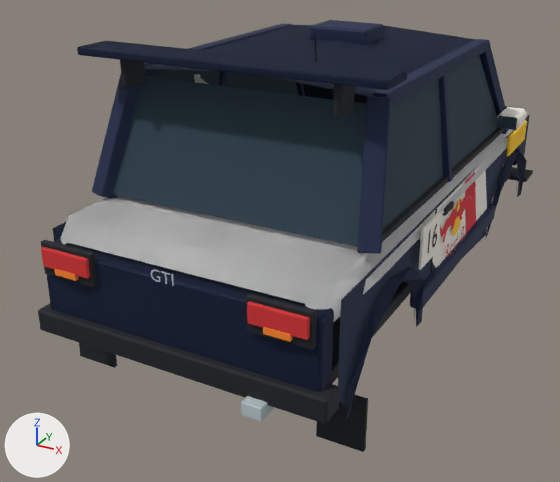
What one commit did to the glTF model assets/screenprint/vehicles/F160-lod2.glb.
Before and after are seen from a 50 mm camera at (1.95, -4.37, 1.82) aimed at (-0.24, -0.39, -0.17). The lights are fixed; the arrows at lower left show +X, +Y and +Z. The first picture is the older version. Vertices at exactly the same position are counted once.

Script lines for the objects in view, before the commit:
```python
me_cube_015 = bpy.data.meshes.new('Cube.015')
me_cube_015.from_pydata(...)  # 459 vertices, 609 faces; spans x -0.08..1.81, y -1.68..1.11, z -0.61..0.43
me_cube_015.materials.append(mat_white)  # white #f6f2e7
me_cube_037 = bpy.data.meshes.new('Cube.037')
me_cube_037.from_pydata(...)  # 412 vertices, 636 faces; spans x -1.2..0.24, y -0.09..3.77, z -0.04..0.62
me_cube_037.materials.append(mat_chrome)  # light grey #b9c7cb
me_cube_076 = bpy.data.meshes.new('Cube.076')
me_cube_076.from_pydata(...)  # 44 vertices, 80 faces; spans x -0.144..1.314, y -0.012..0.012, z -0.05..0.05
me_cube_076.materials.append(mat_red)  # red #d52f32
me_sculptedshoulder_001 = bpy.data.meshes.new('SculptedShoulder.001')
me_sculptedshoulder_001.from_pydata(...)  # 179 vertices, 242 faces; spans x -0.86..0.86, y -1.86..1.86, z -0.34..1.15
me_sculptedshoulder_001.materials.append(mat_outlineink)  # white #e7e7e7
ob_brakelamp = bpy.data.objects.new('BrakeLamp', me_cube_076)
ob_brakelamp.location = (-0.585, -1.895, 0.22)
ob_chrome = bpy.data.objects.new('chrome', me_cube_037)
ob_chrome.location = (0.48, -1.865, -0.24)
ob_outline_body = bpy.data.objects.new('Outline_Body', me_sculptedshoulder_001)
ob_outline_body.location = (0.0, 0.0, 0.0)
ob_white = bpy.data.objects.new('white', me_cube_015)
ob_white.location = (-0.865, 0.81, 0.49)
# also in view: 'black' at (0.0, 0.03, 0.34); 'glass' at (0.0, -0.2, 0.68); 'navy' at (0.0, 0.0, 0.41); 'scarlet' at (0.0, 0.7, 0.13)
```
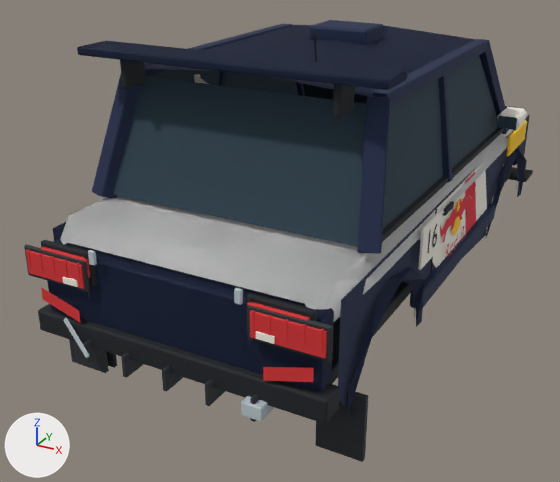
The change, as a list of edits to the scene's bpy script:
```text
Add mat_dark:
    mat_dark = principled_material('dark')
    mat_dark.base_color = (0.0212, 0.0242, 0.0296)  # dark grey #282b30
    mat_dark.roughness = 0.74
Change me_cube_076:
    used by ob_brakelamp; location = (-0.585, -1.895, 0.22)
    remove me_cube_076.from_pydata(...)  # 44 vertices, 80 faces; spans x -0.144..1.314, y -0.012..0.012, z -0.05..0.05
    add me_cube_076.from_pydata(...)  # 88 vertices, 160 faces; spans x -0.235..1.405, y -0.027..0.012, z -0.105..0.05
    me_cube_076 part 1: a new loose piece of 22 vertices spanning x -0.235..0.125, y -0.027..-0.013, z -0.105..0.025, in mat_red (red #d52f32)
    me_cube_076 part 2: a new loose piece of 22 vertices spanning x 1.045..1.405, y -0.027..-0.013, z -0.105..0.025, in mat_red (red #d52f32)
Change me_cube_037:
    used by ob_chrome; location = (0.48, -1.865, -0.24)
    remove me_cube_037.from_pydata(...)  # 412 vertices, 636 faces; spans x -1.2..0.24, y -0.09..3.77, z -0.04..0.62
    add me_cube_037.from_pydata(...)  # 436 vertices, 720 faces; spans x -1.2..0.24, y -0.11..3.77, z -0.04..0.62
    me_cube_037 part 3: a new loose piece of 22 vertices spanning x -0.1..-0.06, y -0.05..-0.03, z 0.5..0.56, in mat_chrome (light grey #b9c7cb)
    me_cube_037 part 4: a new loose piece of 22 vertices spanning x -1.12..-0.91, y -0.11..-0.03, z 0.0..0.15, in mat_chrome (light grey #b9c7cb)
    me_cube_037 part 5: 1 vertex moved from x -0.51, y -0.04, z 0.52 to x -0.86, y -0.05, z 0.5; 29 vertices removed from x -0.54..-0.49, y -0.04, z 0.49..0.55; 21 vertices added at x -0.9..-0.86, y -0.05..-0.03, z 0.5..0.56
    other edits to the shape of me_cube_037 do not show in these pictures
Change me_cube_015:
    used by ob_white; location = (-0.865, 0.81, 0.49)
    remove me_cube_015.from_pydata(...)  # 459 vertices, 609 faces; spans x -0.08..1.81, y -1.68..1.11, z -0.61..0.43
    add me_cube_015.from_pydata(...)  # 503 vertices, 689 faces; spans x -0.08..1.81, y -2.74..1.11, z -0.61..0.43
    me_cube_015 part 6: a new loose piece of 22 vertices spanning x 0.28..0.37, y -2.74..-2.73, z -0.37..-0.33, in mat_white (white #f6f2e7)
    me_cube_015 part 7: a new loose piece of 22 vertices spanning x 1.36..1.45, y -2.74..-2.73, z -0.37..-0.33, in mat_white (white #f6f2e7)
Add me_cube_083:
    me_cube_083.from_pydata(...)  # 228 vertices, 404 faces; spans x -0.01..1.61, y -0.01..0.01, z -0.29..0.05
    me_cube_083.materials.append(mat_red)  # red #d52f32
Add me_cube:
    me_cube.from_pydata(...)  # 242 vertices, 440 faces; spans x -0.25..1.53, y -0.04..0.29, z -0.76..0.13
    me_cube.materials.append(mat_dark)  # dark grey #282b30
Add ob_red:
    ob_red = bpy.data.objects.new('red', me_cube_083)
    ob_red.location = (-0.8, -1.919, 0.2)
Add ob_dark:
    ob_dark = bpy.data.objects.new('dark', me_cube)
    ob_dark.location = (-0.64, -1.901, 0.18)
```

Location of each change, (x1, y1, x2, y2) in pixels of the pictures (560 x 482 px; the box of a moved part takes in the faces that stretch with it):
'dark', added
    after: (24, 244, 368, 462)
'BrakeLamp', reshaped (12% wider, 20% taller)
    before: (41, 247, 310, 340)
    after: (26, 247, 327, 359)
'white', reshaped
    before: (194, 74, 527, 270)
    after: (62, 74, 527, 344)
'red', added
    after: (27, 249, 324, 382)
'chrome', reshaped (mostly hidden)
    before: (151, 270, 274, 422)
    after: (63, 250, 274, 422)
part 1 of me_cube_076, added (red)
    after: (26, 250, 85, 289)
part 2 of me_cube_076, added (red)
    after: (250, 310, 327, 359)
part 3 of me_cube_037, added
    after: (234, 288, 243, 305)
part 4 of me_cube_037, added
    after: (63, 318, 90, 358)
part 5 of me_cube_037, moved or reshaped
    before: (151, 270, 160, 282)
    after: (88, 250, 97, 265)
part 6 of me_cube_015, added
    after: (62, 276, 78, 287)
part 7 of me_cube_015, added
    after: (256, 331, 275, 344)
